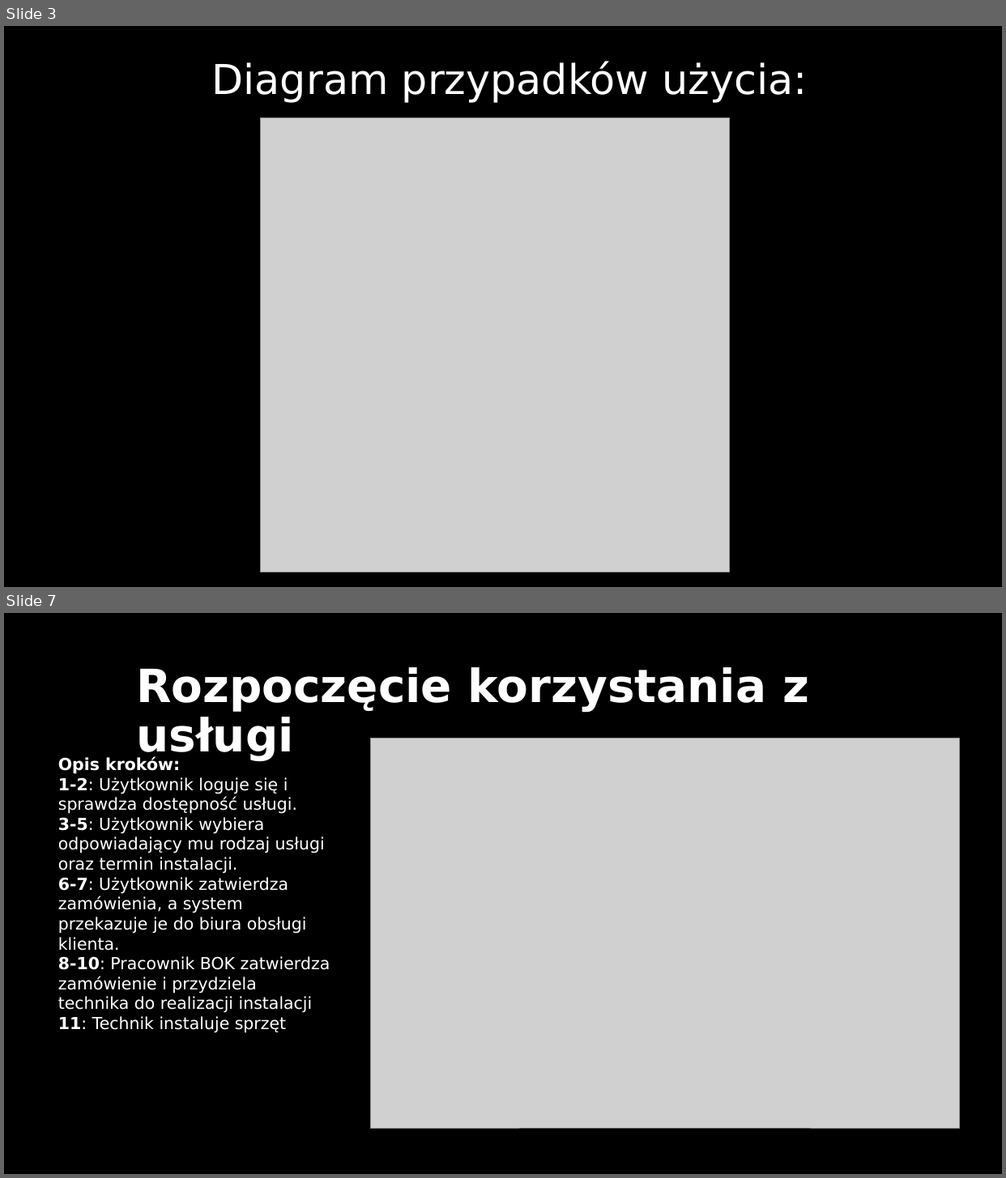
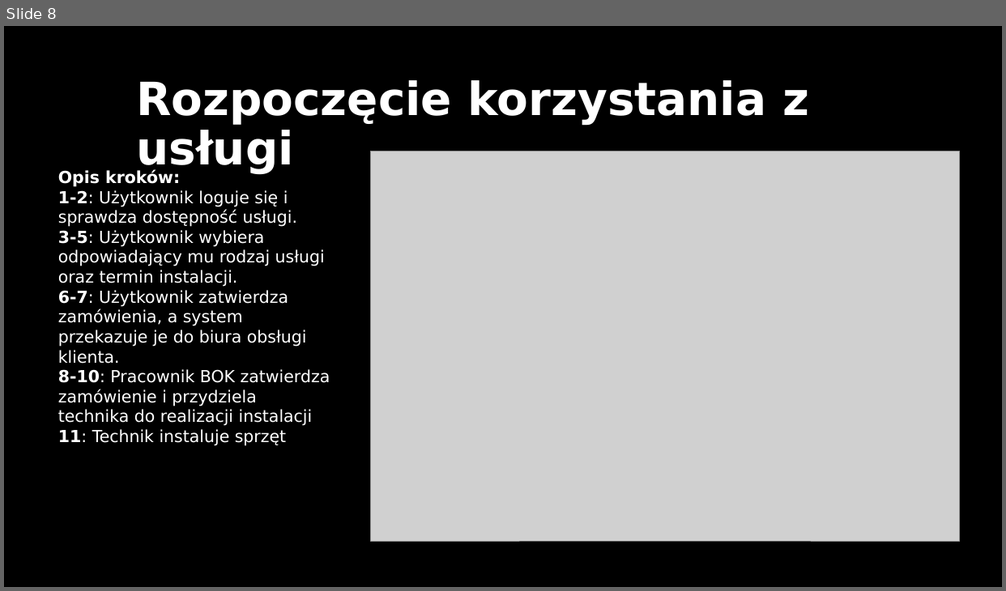
Before and after one commit to jonatanalimowski/io_projekt, a slide deck: IO-Projekt.pptx. Shown one above the other, each under a label of ours: slides 3 and 7 before the commit, slide 8 after it; the slides between them are not shown. The pictures are 1006x1178 and 1006x591 pixels, drawn with LibreOffice and Linux fonts; fonts in the diff are those of the drawing; grey boxes stand for pictures. Boxes give left, top, right and bottom in pixels: in the first picture for what was removed or moved away, otherwise in the second. Text is boxed around its words. In the diff, an @@ line names an element or a change of style, - is before the commit and + after.

```diff
--- a/IO-Projekt.pptx
+++ b/IO-Projekt.pptx
@@ slide 3 removed at bbox=[4, 26, 1002, 587], background #000000 @@
@@ title removed at bbox=[212, 61, 807, 103] @@
-Diagram przypadków użycia:
@@ picture removed at bbox=[260, 118, 730, 572] @@
@@ what was slide 7 is now slide 8 @@
```
Also in this commit, not shown: 7 slides changed, 3 slides added, 3 other slides removed, 1 other file.
